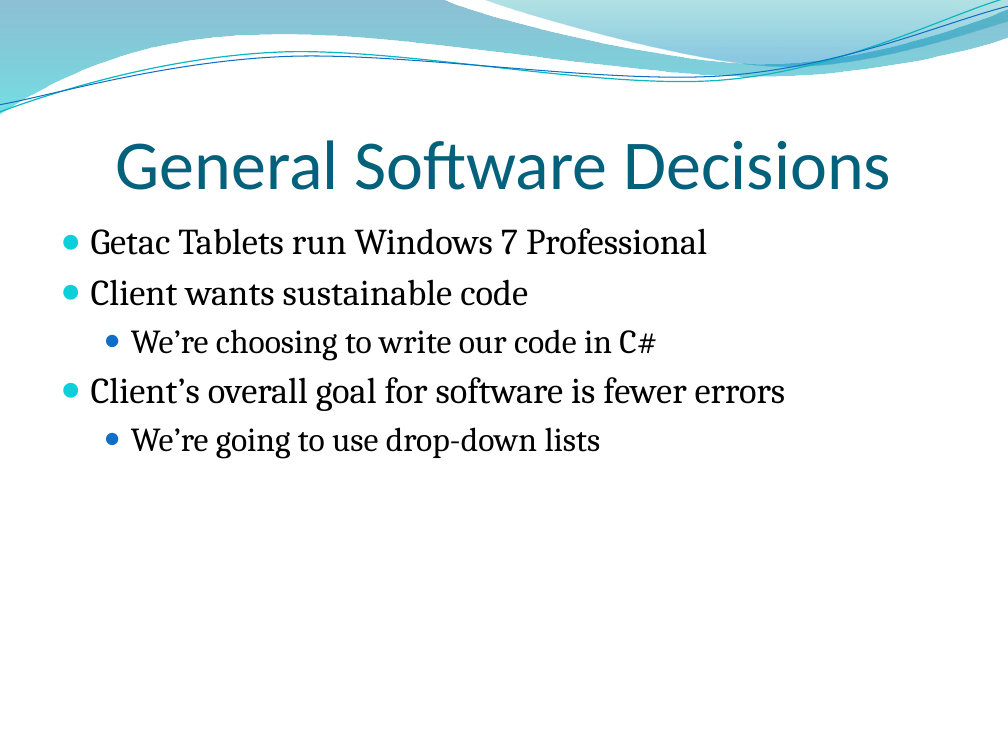
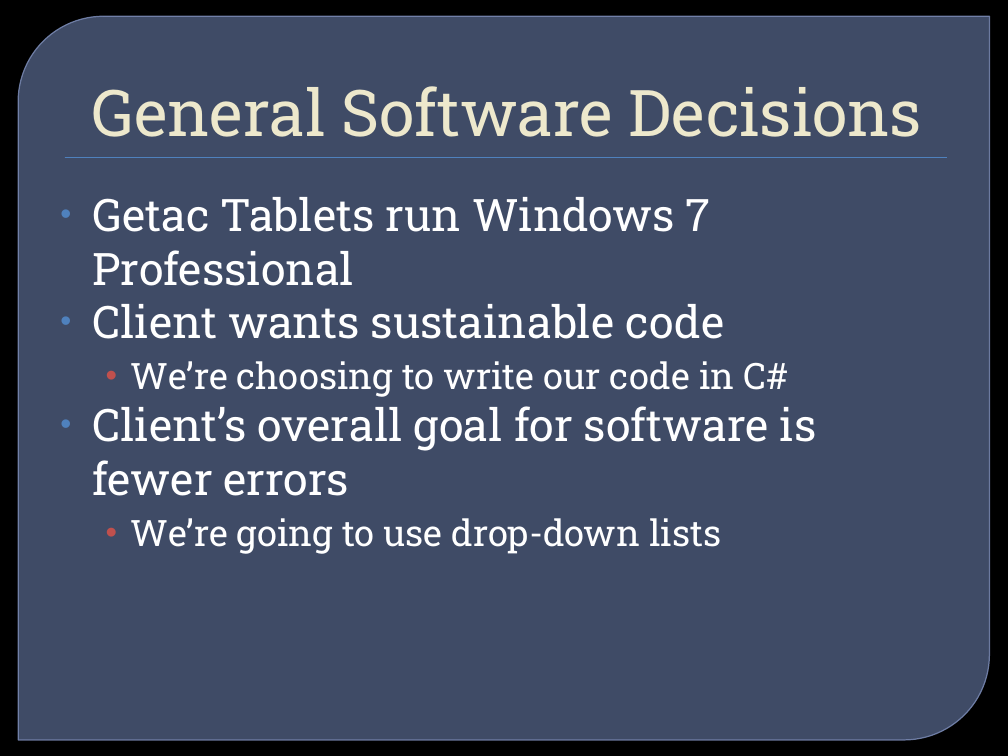
Before and after one commit to ameindygogirl/FishSeniorProject, a slide deck: slide 5 of Briefing2.pptx. Drawn at 1008x756 pixels with LibreOffice and Linux fonts; fonts in the diff are those of the drawing; background and template pictures are left out. Boxes give left, top, right and bottom in pixels: in the first picture for what was removed or moved away, otherwise in the second. Text is boxed around its words. In the diff, an @@ line names an element or a change of style, - is before the commit and + after.

```diff
--- a/Briefing2.pptx
+++ b/Briefing2.pptx
@@ freeform shape removed at (x1=0, y1=0, x2=1008, y2=114) @@
@@ freeform shape removed at (x1=0, y1=0, x2=1008, y2=117) @@
@@ freeform shape removed at (x1=0, y1=6, x2=1008, y2=112) @@
@@ round diag rect added at (x1=18, y1=16, x2=990, y2=740), fill #63759D at 65% opacity, outline #7989B3 0.87 pt @@
@@ title "General Software Decisions" moved from (x1=116, y1=140, x2=891, y2=190) to (x1=91, y1=86, x2=922, y2=137) @@
@@ title "General Software Decisions" at (x1=91, y1=86, x2=922, y2=137): size 50 to 46 pt, font Calibri to Roboto Slab, text colour #04617B to #EDE8CE; indent changed @@
@@ freeform shape removed at (x1=483, y1=0, x2=1008, y2=70) @@
@@ rectangle added at (x1=65, y1=157, x2=947, y2=158), fill #4F81BD @@
@@ text "Getac Tablets run Windows 7 ..." moved from (x1=91, y1=228, x2=786, y2=459) to (x1=93, y1=197, x2=817, y2=554) @@
@@ text "Getac Tablets run Windows 7 ..." at (x1=93, y1=197, x2=817, y2=554): size 26 to 32 pt in "Getac Tablets run Windows 7 Professional", "Client wants sustainable code", "Client’s overall goal for software is fewer ..."; font Cambria to Roboto Slab, text colour #000000 to #FFFFFF; size 24 to 26 pt in "We’re choosing to write our code in ...", "We’re going to use drop-down lists"; bullet ● to •; less space between paragraphs; bullet colour #0BD0D9 to #4F81BD; bullet colour #0F6FC6 to #C0504D @@
```
Also in this commit, not shown: 5 other slides changed, 1 other file.
